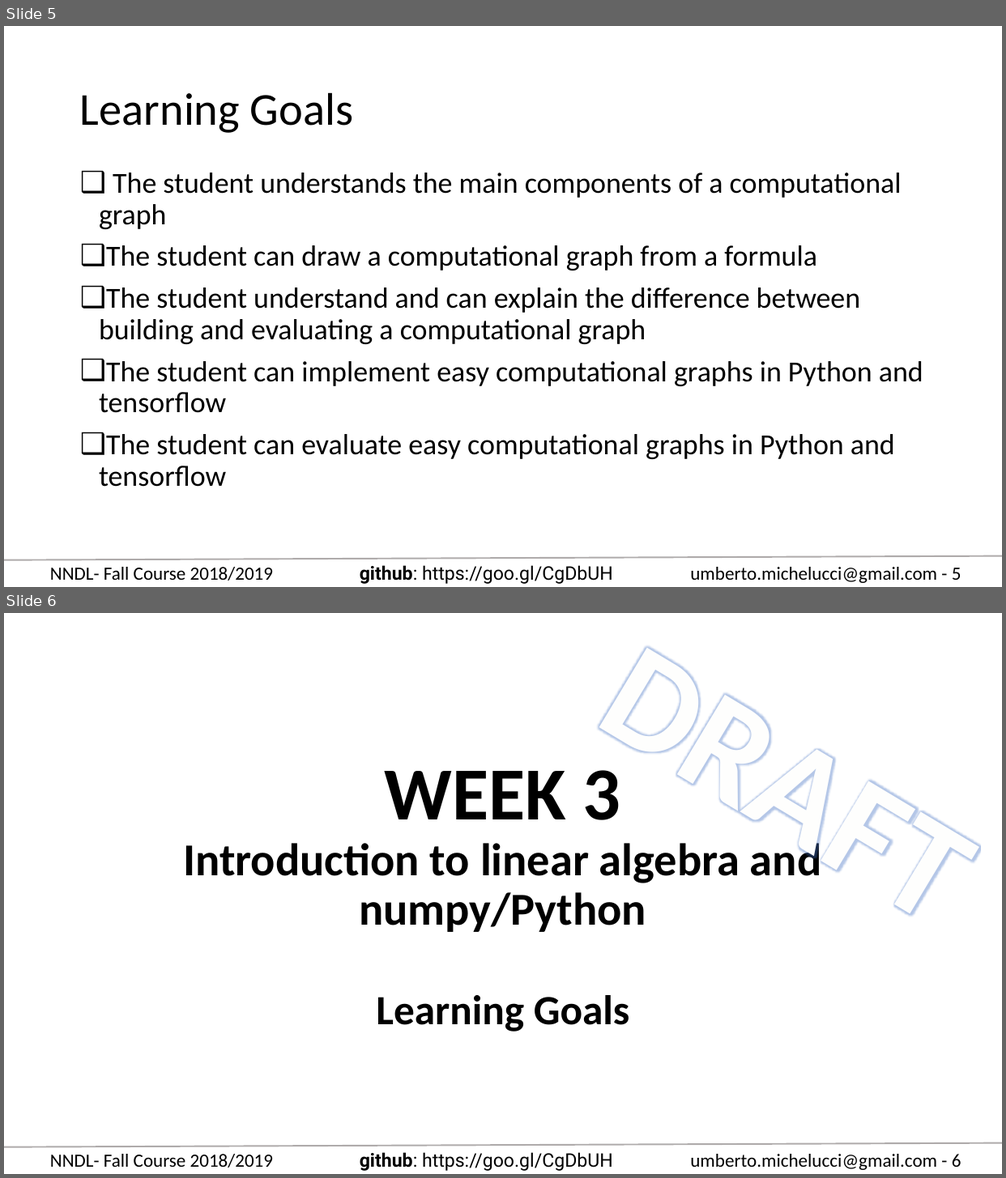
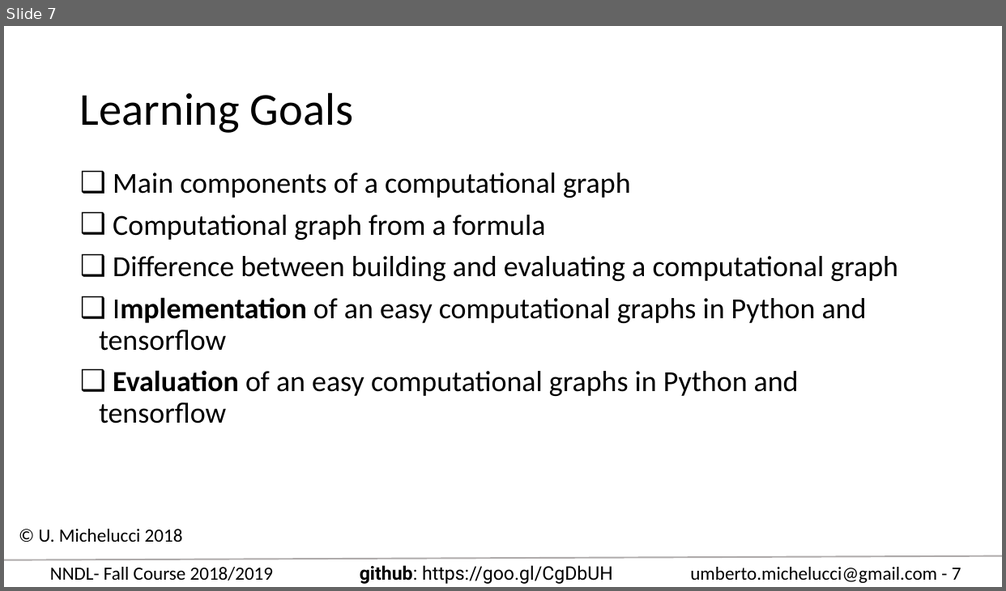
Before and after one commit to toelt-llc/COURSE-zhaw-dlcourse-spring2019, a slide deck: Learning_goals_overview.pptx. Shown one above the other, each under a label of ours: slides 5 and 6 before the commit, slide 7 after it. The pictures are 1006x1178 and 1006x591 pixels, drawn with LibreOffice and Linux fonts; fonts in the diff are those of the drawing. Boxes give left, top, right and bottom in pixels: in the first picture for what was removed or moved away, otherwise in the second. Text is boxed around its words. In the diff, an @@ line names an element or a change of style, - is before the commit and + after.

Commit message:
Completed the learning goals for the course.

```diff
--- a/Learning_goals_overview.pptx
+++ b/Learning_goals_overview.pptx
@@ slide 6 removed at [4, 613, 1002, 1174], background #FFFFFF; not listed: 4 template elements that a slide beside it also shows @@
@@ text removed at [567, 613, 1002, 962] @@
-DRAFT
@@ title removed at [183, 770, 821, 932] @@
-WEEK 3
-Introduction to linear algebra and numpy/Python
@@ subtitle removed at [376, 995, 630, 1032] @@
-Learning Goals
@@ what was slide 5 is now slide 7 @@
@@ slide 7 changed as well @@
@@ text at [99, 173, 898, 424]: text changed @@
-❑ The student understands the main components of a computational graph
-❑ The student can draw a computational graph from a formula
-❑ The student understand and can explain the difference between building and evaluating a computational graph
-❑ The student can implement easy computational graphs in Python and tensorflow
-❑ The student can evaluate easy computational graphs in Python and tensorflow
+❑ Main components of a computational graph
+❑ Computational graph from a formula
+❑ Difference between building and evaluating a computational graph
+❑ Implementation of an easy computational graphs in Python and tensorflow
+❑ Evaluation of an easy computational graphs in Python and tensorflow
@@ text added at [39, 529, 183, 542], 18 pt, text #000000 @@
+© U. Michelucci 2018
@@ text at [690, 567, 961, 583]: text changed @@
-umberto.michelucci@gmail.com - 5
+umberto.michelucci@gmail.com - 7
```
Also in this commit, not shown: 7 other slides changed, 11 slides added, 10 other slides removed.
